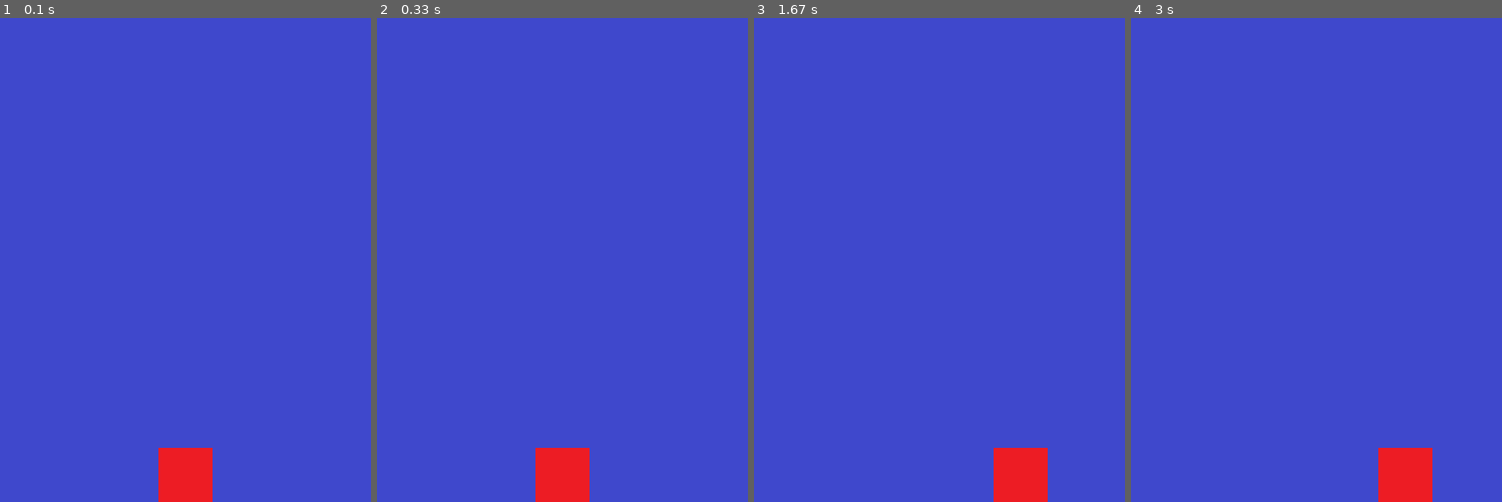
Above: before the commit, frames 1-4 (left to right).
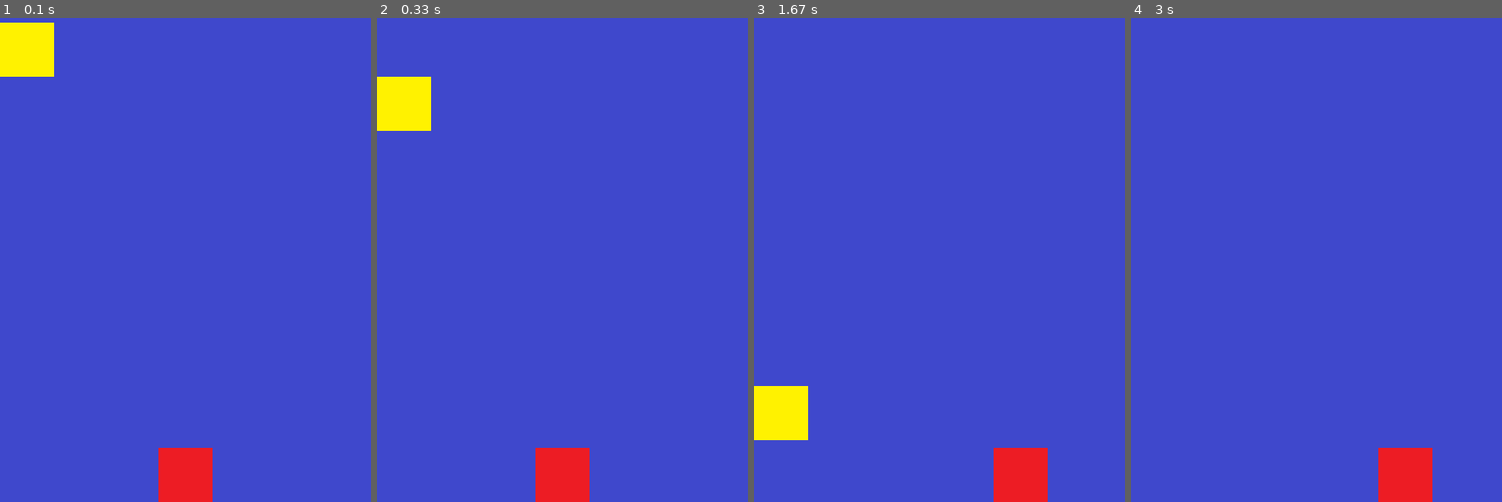
Above: after the commit, the same moments.

Repository: buggo333/practice
Game: pygame game, started from pygame_basic/quiz_re.py
Same seed, same stepped clock (60 frames per second), same inputs: the game is played once before the commit and once after it.
Inputs:
- Up to frame 1 (0.1 s): no input
- Up to frame 2 (0.33 s): no input
- Up to frame 3 (1.67 s): hold Right 0.33-0.8 s; hold Right 0.83-1.3 s; hold Left from 1.33 s (still down)
- Up to frame 4 (3 s): release Left at 1.87 s; hold Left 1.9-2.3 s; hold Right 2.33-2.97 s

The runs differ from the first frame. In frame 1, 1.6% of the frame differs, in the area x 0-15%, y 0-13%; in frame 2, 1.6%; in frame 3, 1.6%; in frame 4, nothing differs.

Commit message:
quiz commit3

Diff:
--- a/pygame_basic/quiz_re.py
+++ b/pygame_basic/quiz_re.py
@@ -30,6 +30,15 @@
 #이동 위치
 to_x = 0
 character_speed = 10
+
+#낙하물 코드
+ddong = pygame.image.load("C:/Users/김대기/Desktop/python git/practice/pygame_basic/enemy.png")
+ddong_size = ddong.get_rect().size #이미지의 크기를 구해옴
+ddong_width = ddong_size[0] # 캐릭터의 가로크기
+ddongddong_height = ddong_size[1] # 캐릭터의 세로크기
+ddong_x_pos = 0  #화면 가로의 절반 크기에 해당하는 곳에 위치(가로)
+ddong_y_pos = 0 # 화면 세로 크기 가장 아래에 해당하는 곳에 위치(세로)
+ddong_speed = 10
 # 이벤트 루프
 running = True #게임이 진행중인가?
 while running:
@@ -62,13 +71,14 @@
     elif character_x_pos > screen_width - character_width:
         character_x_pos = screen_width - character_width
 
+    ddong_y_pos += ddong_speed
     #4. 충돌 처리
 
 
     #5. 화면의 기르기
     screen.blit(backgruound, (0, 0))
     screen.blit(character, (character_x_pos, character_y_pos))
-
+    screen.blit(ddong, (ddong_x_pos, ddong_y_pos))
     pygame.display.update() #게임화면을 다시 그리기!
 
 
